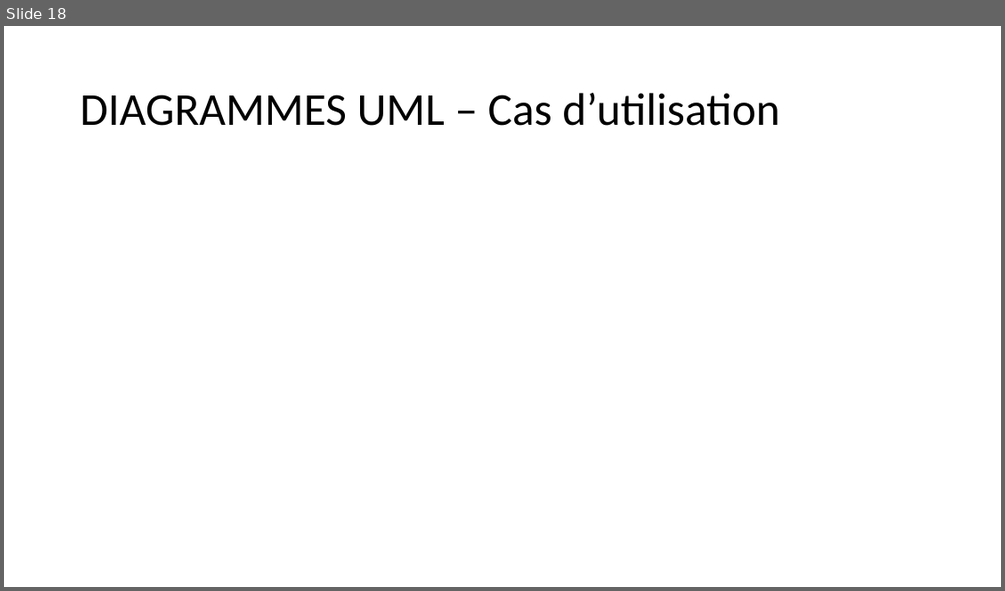
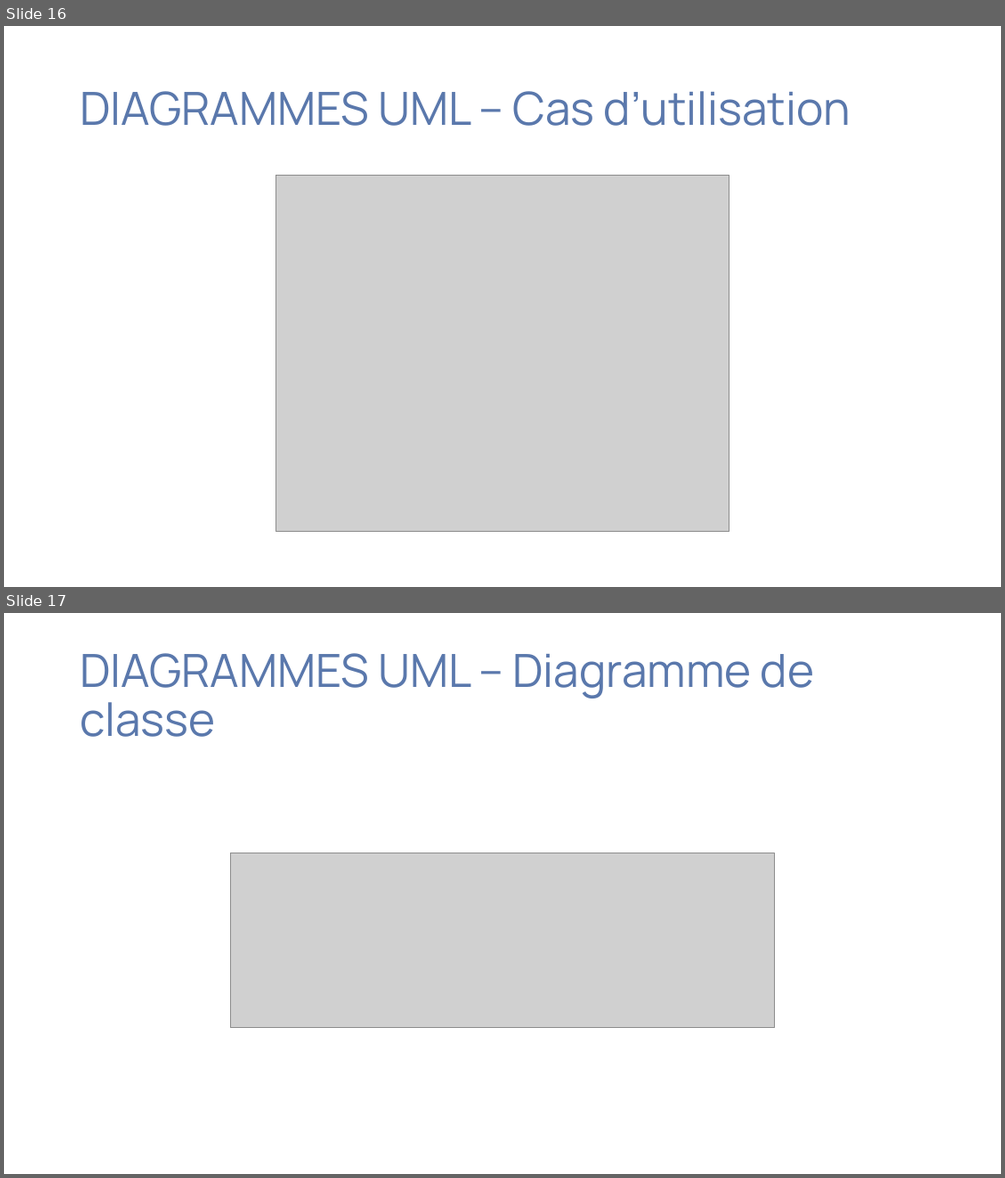
Before and after one commit to Nguh-Prince/TaskMan, a slide deck: documents/CAHIER D’ANALYSES POUR LE GESTIONNAIRE DE TACHES.pptx. Shown one above the other, each under a label of ours: slide 18 before the commit, slides 16 and 17 after it. The pictures are 1005x591 and 1005x1178 pixels, drawn with LibreOffice and Linux fonts; fonts in the diff are those of the drawing; grey boxes stand for pictures. Boxes give left, top, right and bottom in pixels: in the first picture for what was removed or moved away, otherwise in the second. Text is boxed around its words. In the diff, an @@ line names an element or a change of style, - is before the commit and + after.

```diff
--- a/documents/CAHIER D’ANALYSES POUR LE GESTIONNAIRE DE TACHES.pptx
+++ b/documents/CAHIER D’ANALYSES POUR LE GESTIONNAIRE DE TACHES.pptx
@@ slide 17 added at bbox=[4, 613, 1001, 1174], background #FFFFFF @@
@@ title added at bbox=[80, 653, 814, 737], 44 pt, text #5A78AC @@
+DIAGRAMMES UML – Diagramme de classe
@@ picture added at bbox=[231, 853, 775, 1027] @@
@@ what was slide 18 is now slide 16 @@
@@ slide 16 changed as well @@
@@ title "DIAGRAMMES UML – Cas d’utilisation" at bbox=[80, 91, 850, 126]: font Calibri to Manrope, text colour #000000 to #5A78AC @@
@@ picture added at bbox=[276, 176, 728, 532] @@
```
Also in this commit, not shown: 14 other slides changed, 1 other slide added, 3 slides removed, 57 other files.
